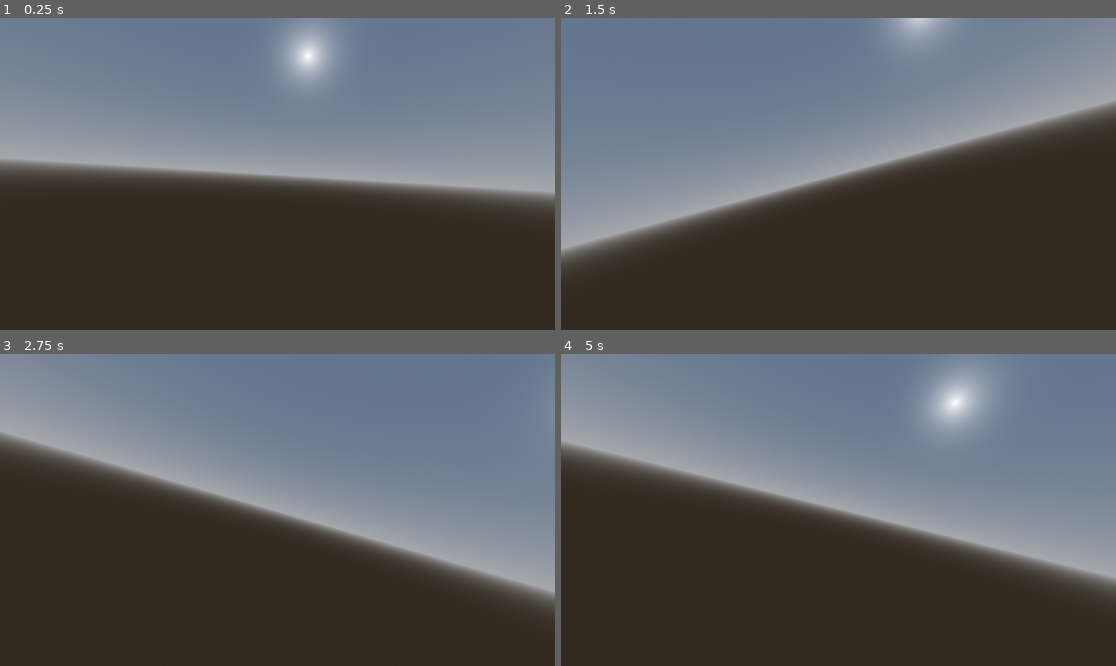
Above: before the commit, frames 1-4 (two rows, left to right).
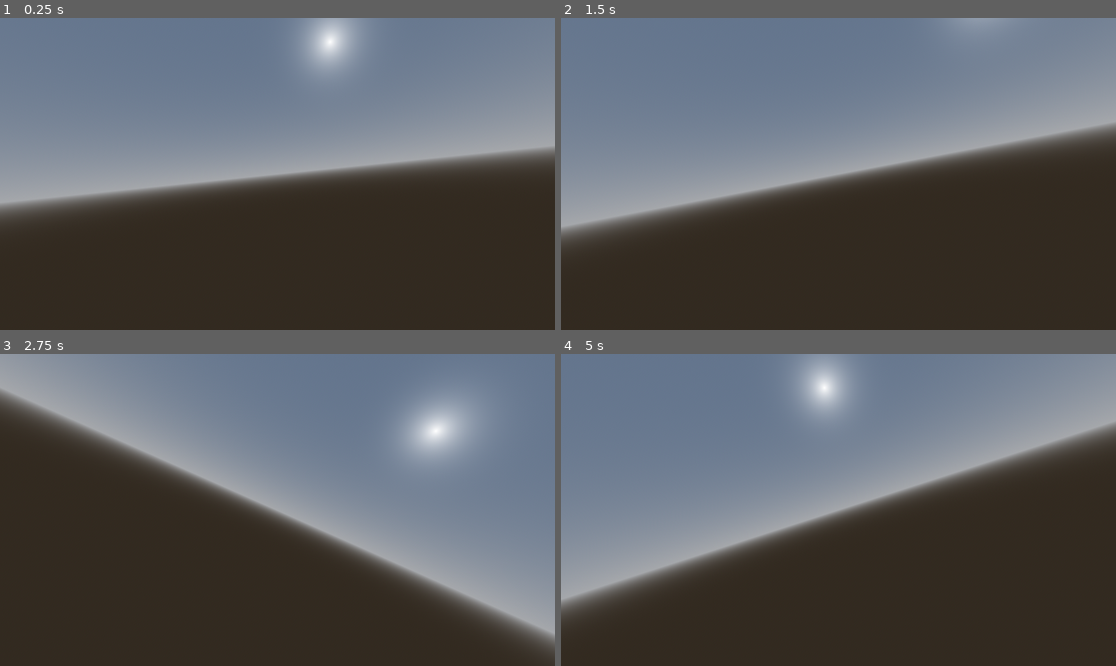
Above: after the commit, the same moments.

Repository: JalvinGaming/OpenCoaster
Game: Godot game, scene res://test.tscn
The game is run twice, just before and just after one commit, with the same random seed, the same clock (stepped at 60 frames per second) and the same inputs.
Inputs:
- Up to frame 1 (0.25 s): no input
- Up to frame 2 (1.5 s): no input
- Up to frame 3 (2.75 s): no input
- Up to frame 4 (5 s): no input

The runs differ from the first frame. In frame 1, 14% of the frame differs, in the area x 0-100%, y 0-66%; in frame 2, 7.2%; in frame 3, 13%; in frame 4, 45%, in the area x 0-100%, y 0-86%.

Commit message:
improved model

Diff:
--- a/test.tscn
+++ b/test.tscn
@@ -4,10 +4,10 @@
 
 [sub_resource type="Curve3D" id="Curve3D_0mck1"]
 _data = {
-"points": PackedVector3Array(0, 0, 0, 0, 0, 3, 0, 0, 0, -1, 0, -1, 1, 0, 1, 3, 0.022, 3, -0.2, 0, -1, 0.2, 0, 1, 3.5, 0, 5, -1, 0, 0, 0, 0, 0, 6, 0, 6),
-"tilts": PackedFloat32Array(0, -0.347744, 0.351857, 0)
+"points": PackedVector3Array(0, 0, 0, 0, 0, 1, 0, 0, 0, -0.770818, 0, -0.194733, 0.770818, 0, 0.194733, 1.31829, 0, 1.99939, -0.293385, 0, -0.350169, 0.293385, 0, 0.350169, 3.01993, 0.0220032, 2.93192, -0.0178547, 0, -0.763762, 0.0178547, 0, 0.763762, 3.70134, 0, 4.48402, -1, 0, 0, 0, 0, 0, 6, 0, 6),
+"tilts": PackedFloat32Array(0, 0.227452, -0.440471, 0.349258, 0)
 }
-point_count = 4
+point_count = 5
 
 [sub_resource type="ProceduralSkyMaterial" id="ProceduralSkyMaterial_8pe7h"]
 
Not shown, changed: Models/Tracks/Wood/track.obj
